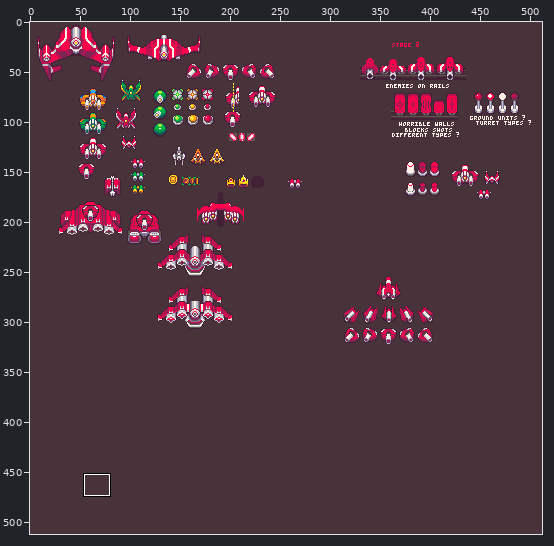
Pixel-art file: art_folder/enemy_ships.aseprite. The first picture is a wide view before the edit; the outline marks the close-up.
Close-up. First the earlier version:
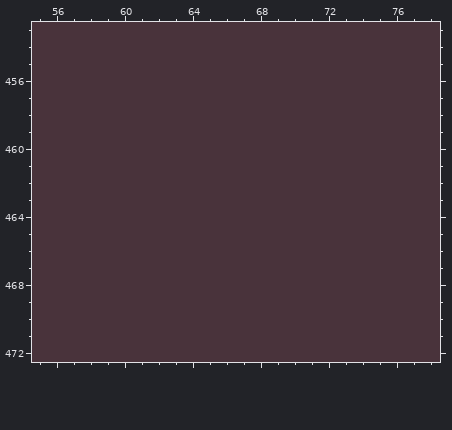
512x512 pixels, 1 frame. Shown: x 55..78, y 453..472. The commit also changed other parts of the picture, which this record leaves out.
And afterwards:
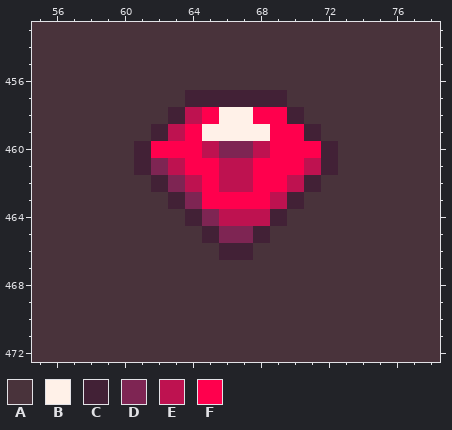
Palette (. is transparent): A #49333b  B #fff1e8  C #422136  D #7e2553  E #be1250  F #ff004d
The exact change:
Layer "Flattened":
The edit turns colour A into colour B in row 458 at x 66 to 67; in row 459 at x 65 to 68.
The edit turns colour A into colour C in row 457 at x 64 to 69; in row 458 at x 63 and 70; in row 459 at x 62 and 71; in rows 460 to 461 at x 61 and 72; in row 462 at x 62 and 71; in row 463 at x 63 and 70.
The edit turns colour A into colour C in row 464 at x 64 and 69; in row 465 at x 65 and 68; in row 466 at x 66 to 67.
The edit turns colour A into colour D in row 460 at x 66 to 67; in row 461 at x 62; in row 462 at x 63; in row 463 at x 64; in row 464 at x 65; in row 465 at x 66 to 67.
The edit turns colour A into colour E in row 458 at x 64; in row 459 at x 63; in row 460 at x 65 and 68; in row 461 at x 63, 66 to 67 and 71; in row 462 at x 64, 66 to 67 and 70; in row 463 at x 69.
The edit turns colour A into colour E in row 464 at x 66 to 68.
The edit turns colour A into colour F in row 458 at x 65 and 68 to 69; in row 459 at x 64 and 69 to 70; in row 460 at x 62 to 64 and 69 to 71; in row 461 at x 64 to 65 and 68 to 70; in row 462 at x 65 and 68 to 69; in row 463 at x 65 to 68.
Where, in picture pixels (left, top, right, bottom), the same in both close-ups:
changed: (134, 90, 338, 260)
